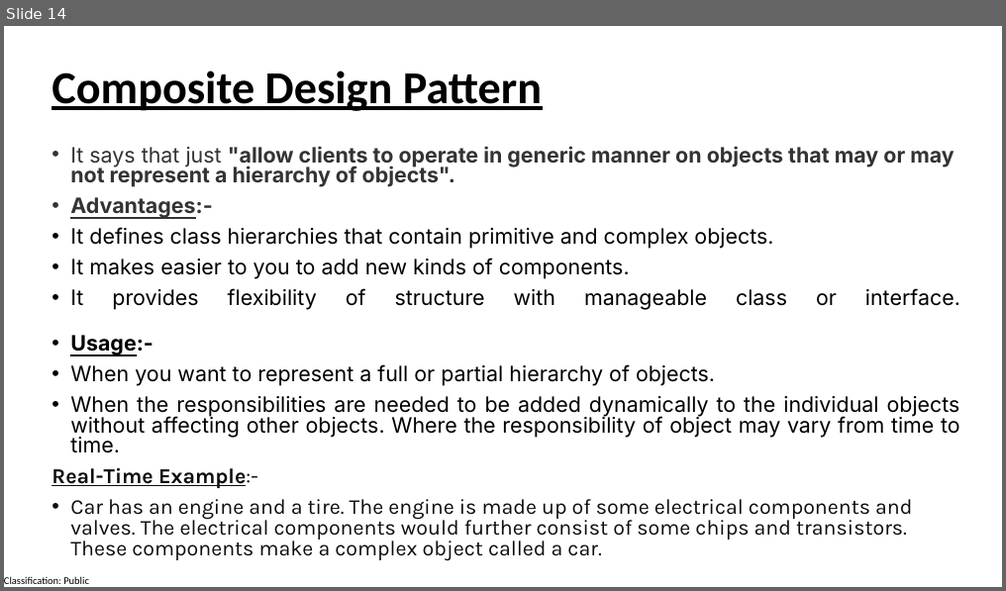
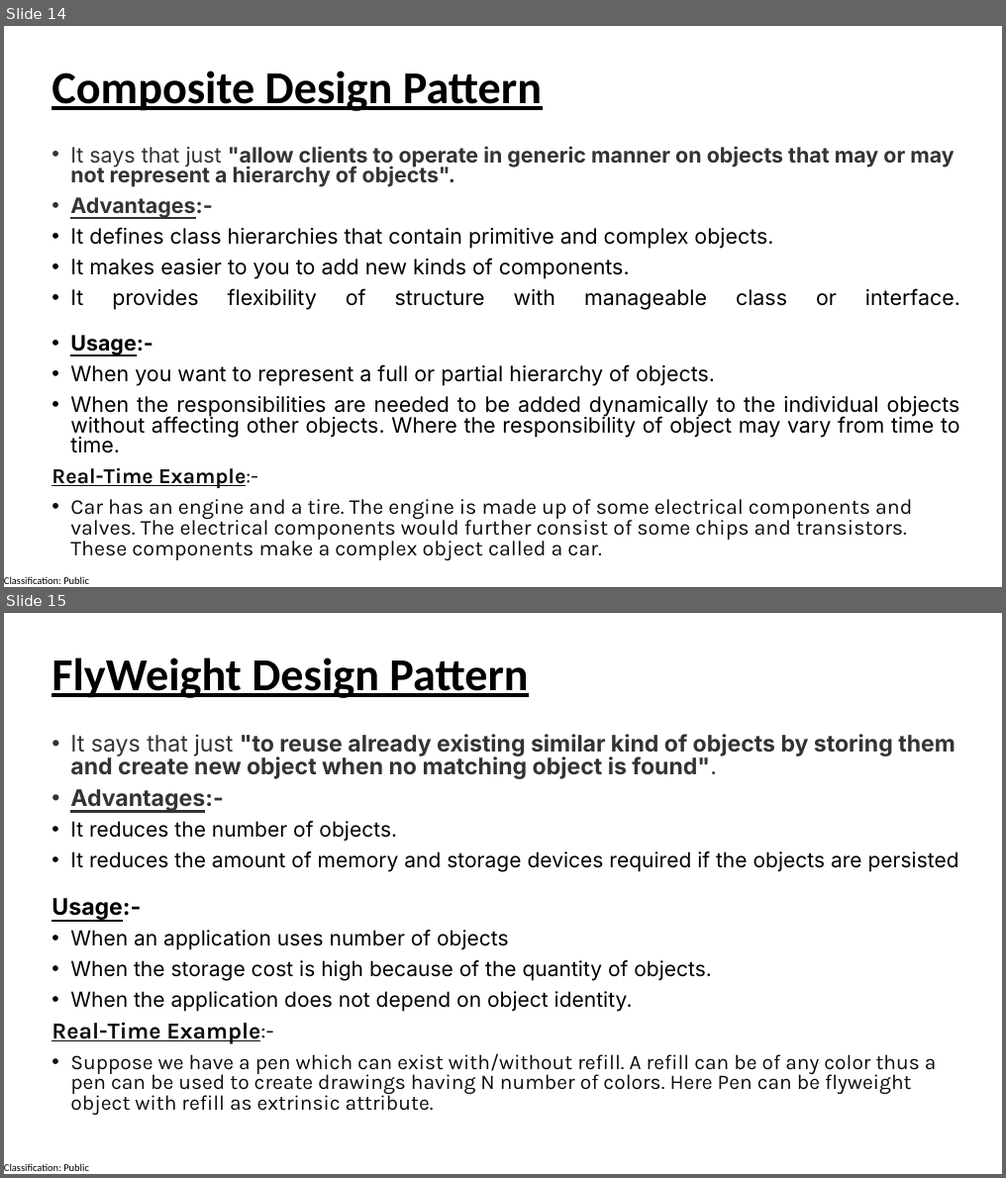
Before and after one commit to manaswiniray/DesignPatterns, a slide deck: DesignPatterns.pptx. Shown one above the other, each under a label of ours: slide 14 before the commit, slides 14 and 15 after it. The pictures are 1006x591 and 1006x1178 pixels, drawn with LibreOffice and Linux fonts; fonts in the diff are those of the drawing. Boxes give left, top, right and bottom in pixels: in the first picture for what was removed or moved away, otherwise in the second. Text is boxed around its words. In the diff, an @@ line names an element or a change of style, - is before the commit and + after.

Commit message:
Updated

```diff
--- a/DesignPatterns.pptx
+++ b/DesignPatterns.pptx
@@ slide 15 added at (4,613,1002,1174), background #FFFFFF; not listed: 1 template element that a slide beside it also shows @@
@@ text added at (52,658,528,698), 44 pt, text #000000, bold, underline @@
+FlyWeight Design Pattern
@@ text added at (52,734,959,1115), 20 pt, text #000000 @@
+• It says that just "to reuse already existing similar kind of objects by storing them and create new object when no matching object is found".
+• Advantages:-
+• It reduces the number of objects.
+• It reduces the amount of memory and storage devices required if the objects are persisted
+Usage:-
+• When an application uses number of objects
+• When the storage cost is high because of the quantity of objects.
+• When the application does not depend on object identity.
+Real-Time Example:-
+• Suppose we have a pen which can exist with/without refill. A refill can be of any color thus a pen can be used to create drawings having N number of colors. Here Pen can be flyweight object with refill as extrinsic attribute.
```
